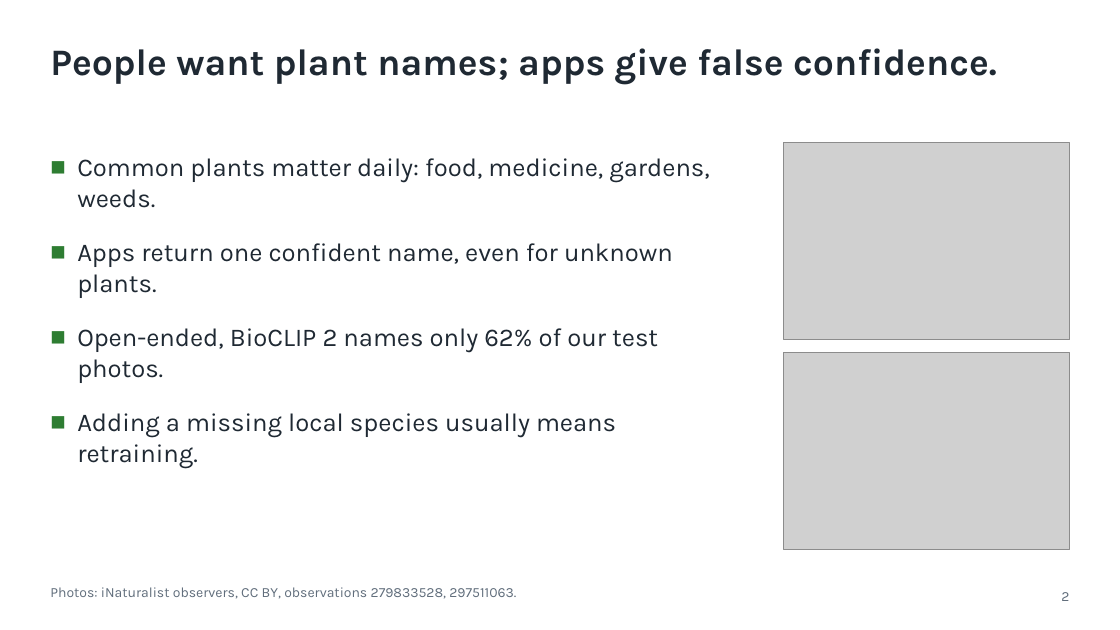
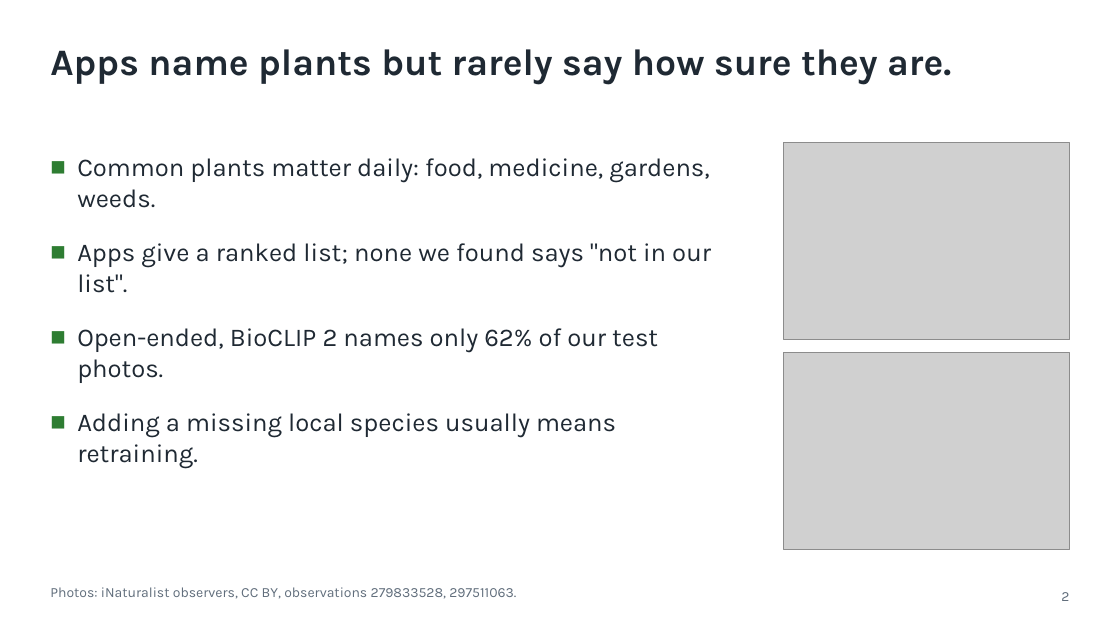
Before and after one commit to shadowBit01/Plant-Classifier-model, a slide deck: slide 2 of pitch/VanaLens.pptx. Drawn at 1120x630 pixels with LibreOffice and Linux fonts; fonts in the diff are those of the drawing; grey boxes stand for pictures. Boxes give left, top, right and bottom in pixels: in the first picture for what was removed or moved away, otherwise in the second. Text is boxed around its words. In the diff, an @@ line names an element or a change of style, - is before the commit and + after.

```diff
--- a/pitch/VanaLens.pptx
+++ b/pitch/VanaLens.pptx
@@ text at bbox=[50, 49, 951, 85]: text changed @@
-People want plant names; apps give false confidence.
+Apps name plants but rarely say how sure they are.
@@ text at bbox=[77, 243, 711, 293]: text changed @@
-■ Apps return one confident name, even for unknown plants.
+■ Apps give a ranked list; none we found says "not in our list".
```
Also in this commit, not shown: 13 other slides changed, 28 other files.
